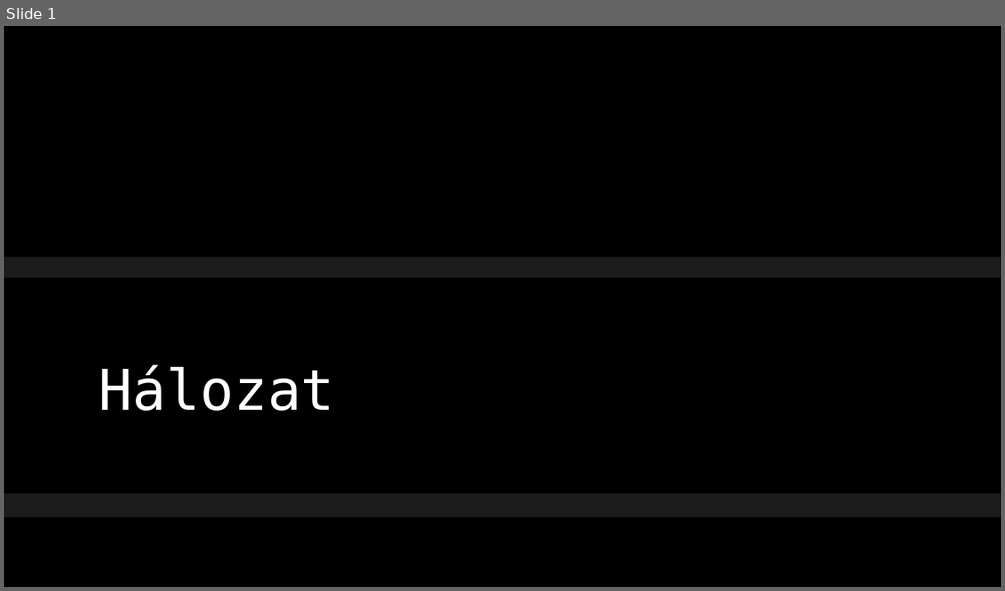
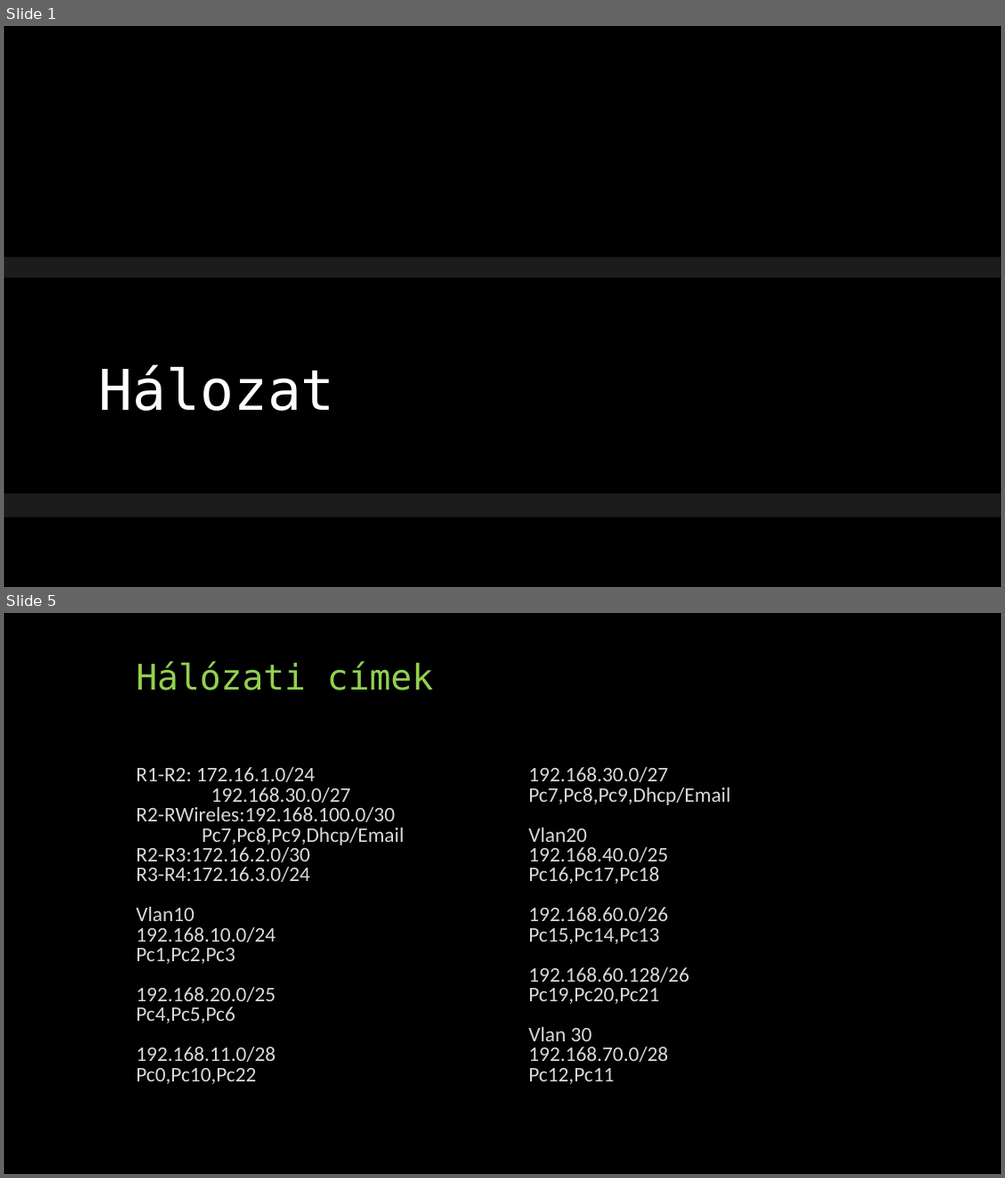
Before and after one commit to ati0002/Nagy-H-lozat-, a slide deck: igen.pptx. Shown one above the other, each under a label of ours: slide 1 before the commit, slides 1 and 5 after it; the slides between them are not shown. The pictures are 1005x591 and 1005x1178 pixels, drawn with LibreOffice and Linux fonts; fonts in the diff are those of the drawing; background and template pictures are left out. Boxes give left, top, right and bottom in pixels: in the first picture for what was removed or moved away, otherwise in the second. Text is boxed around its words. In the diff, an @@ line names an element or a change of style, - is before the commit and + after.

```diff
--- a/igen.pptx
+++ b/igen.pptx
@@ slide 5 added at [4, 613, 1001, 1174], background #000000 @@
@@ title added at [136, 661, 433, 690], 34 pt, text #92D050 @@
+Hálózati címek
@@ text added at [136, 767, 404, 1084], 20 pt, text #D9D9D9 @@
+R1-R2: 172.16.1.0/24 192.168.30.0/27
+R2-RWireles:192.168.100.0/30 Pc7,Pc8,Pc9,Dhcp/Email
+R2-R3:172.16.2.0/30
+R3-R4:172.16.3.0/24
+Vlan10
+192.168.10.0/24
+Pc1,Pc2,Pc3
+192.168.20.0/25
+Pc4,Pc5,Pc6
+192.168.11.0/28
+Pc0,Pc10,Pc22
@@ text added at [528, 767, 730, 1084], 20 pt, text #D9D9D9 @@
+192.168.30.0/27
+Pc7,Pc8,Pc9,Dhcp/Email
+Vlan20
+192.168.40.0/25
+Pc16,Pc17,Pc18
+192.168.60.0/26
+Pc15,Pc14,Pc13
+192.168.60.128/26
+Pc19,Pc20,Pc21
+Vlan 30
+192.168.70.0/28
+Pc12,Pc11
```
Also in this commit, not shown: 1 slide changed, 3 other slides added, 1 other file.
